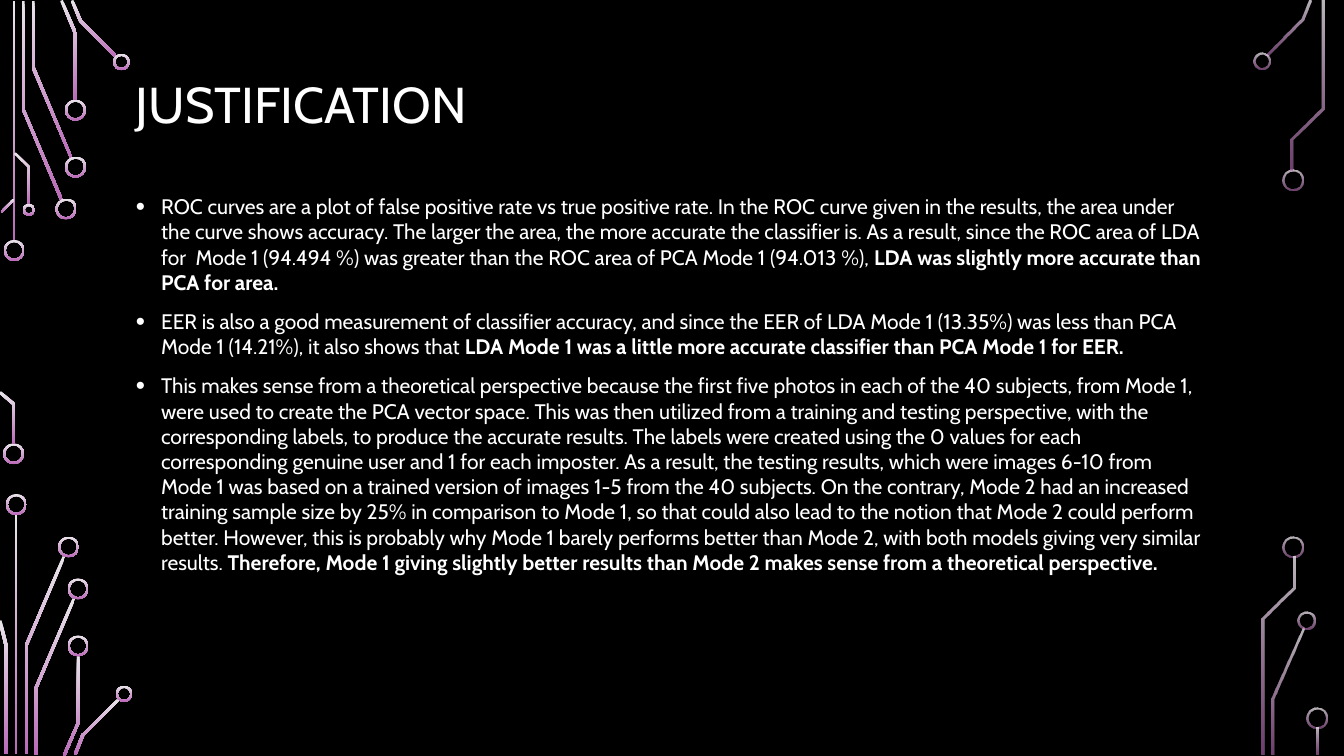
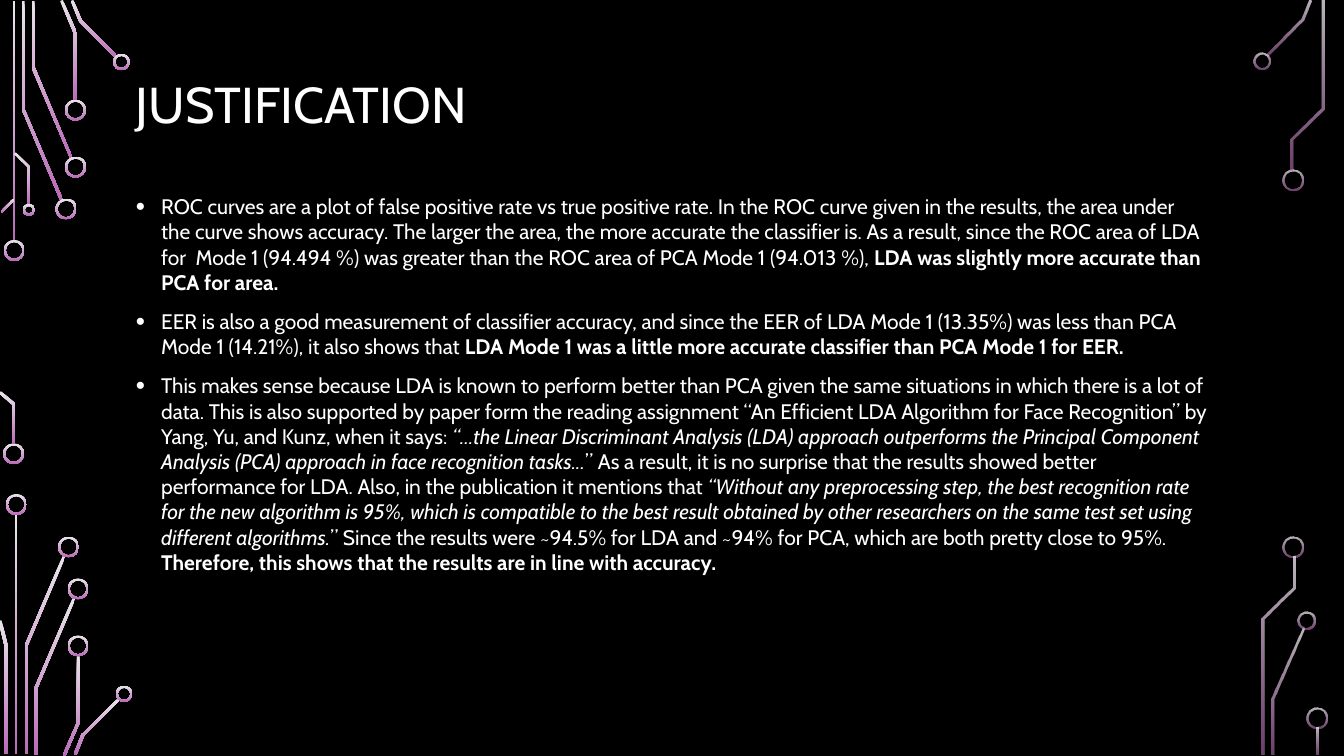
Before and after one commit to santosh500/SupervisedLearning, a slide deck: slide 9 of LDA_Project3/ResultsPresentation.pptx. Drawn at 1344x756 pixels with LibreOffice and Linux fonts; fonts in the diff are those of the drawing; background and template pictures are left out. Boxes give left, top, right and bottom in pixels: in the first picture for what was removed or moved away, otherwise in the second. Text is boxed around its words. In the diff, an @@ line names an element or a change of style, - is before the commit and + after.

```diff
--- a/LDA_Project3/ResultsPresentation.pptx
+++ b/LDA_Project3/ResultsPresentation.pptx
@@ text at (161, 377, 1207, 575): text changed @@
-• This makes sense from a theoretical perspective because the first five photos in each of the 40 subjects, from Mode 1, were used to create the PCA vector space. This was then utilized from a training and testing perspective, with the corresponding labels, to produce the accurate results. The labels were created using the 0 values for each corresponding genuine user and 1 for each imposter. As a result, the testing results, which were images 6-10 from Mode 1 was based on a trained version of images 1-5 from the 40 subjects. On the contrary, Mode 2 had an increased training sample size by 25% in comparison to Mode 1, so that could also lead to the notion that Mode 2 could perform better. However, this is probably why Mode 1 barely performs better than Mode 2, with both models giving very similar results. Therefore, Mode 1 giving slightly better results than Mode 2 makes sense from a theoretical perspective.
+• This makes sense because LDA is known to perform better than PCA given the same situations in which there is a lot of data. This is also supported by paper form the reading assignment “An Efficient LDA Algorithm for Face Recognition” by Yang, Yu, and Kunz, when it says: “…the Linear Discriminant Analysis (LDA) approach outperforms the Principal Component Analysis (PCA) approach in face recognition tasks...” As a result, it is no surprise that the results showed better performance for LDA. Also, in the publication it mentions that “Without any preprocessing step, the best recognition rate for the new algorithm is 95%, which is compatible to the best result obtained by other researchers on the same test set using different algorithms.” Since the results were ~94.5% for LDA and ~94% for PCA, which are both pretty close to 95%. Therefore, this shows that the results are in line with accuracy.
```
Also in this commit, not shown: 2 other slides changed, 2 slides added, 2 slides removed, 1 other file.
